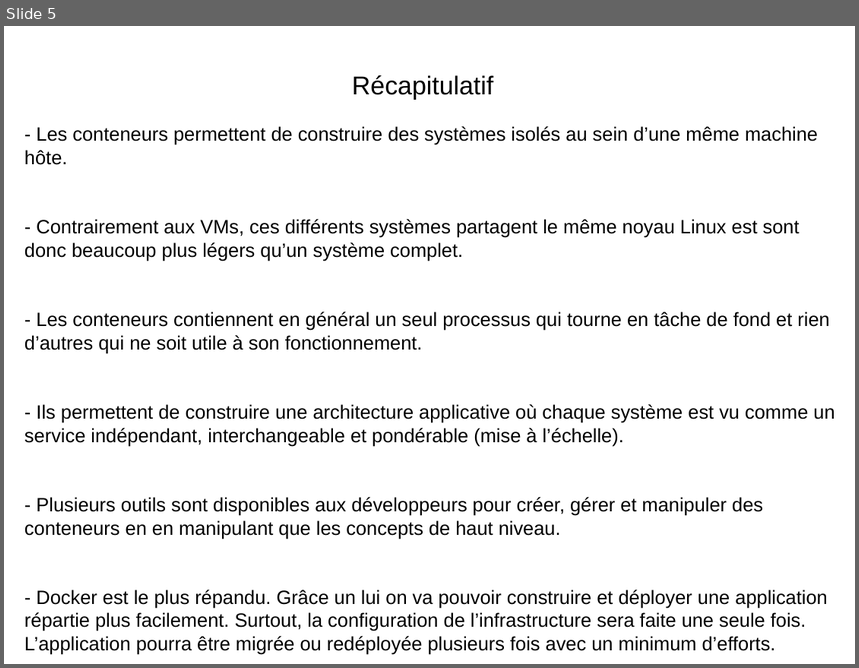
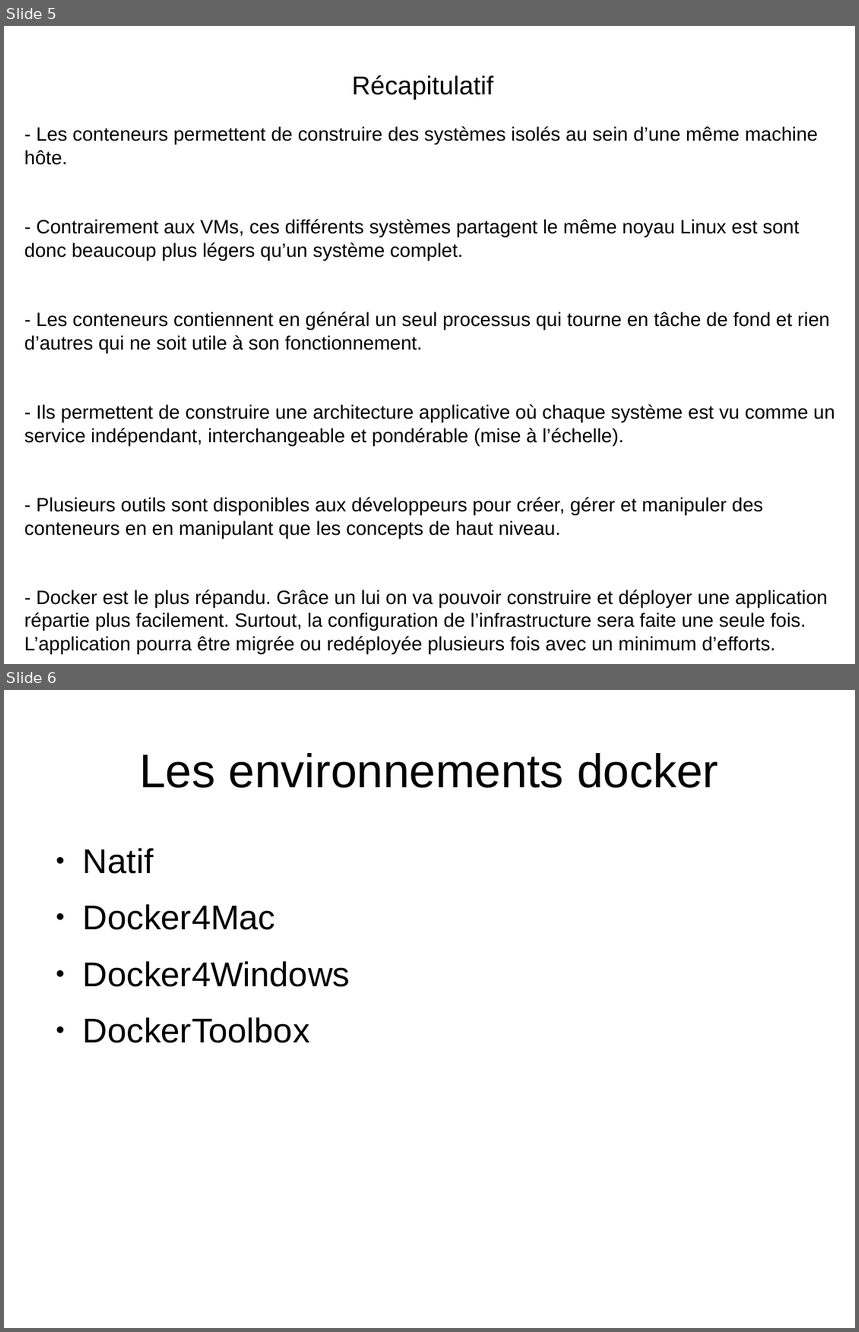
Before and after one commit to charleshuber/4t, a slide deck: presentation_smb215.odp. Shown one above the other, each under a label of ours: slide 5 before the commit, slides 5 and 6 after it. The pictures are 859x668 and 859x1332 pixels, drawn with LibreOffice and Linux fonts; fonts in the diff are those of the drawing. Boxes give left, top, right and bottom in pixels: in the first picture for what was removed or moved away, otherwise in the second. Text is boxed around its words. In the diff, an @@ line names an element or a change of style, - is before the commit and + after.

Commit message:
presentation docker

```diff
--- a/presentation_smb215.odp
+++ b/presentation_smb215.odp
@@ slide 6 added at [4, 690, 855, 1328], background #FFFFFF @@
@@ title added at [139, 753, 718, 788], 44 pt, text #000000 @@
+Les environnements docker
@@ text added at [83, 848, 350, 1043], 32 pt, text #000000 @@
+● Natif
+● Docker4Mac
+● Docker4Windows
+● DockerToolbox
```
Also in this commit, not shown: 2 slides changed, 2 other slides added, 2 slides removed, 1 other file.
